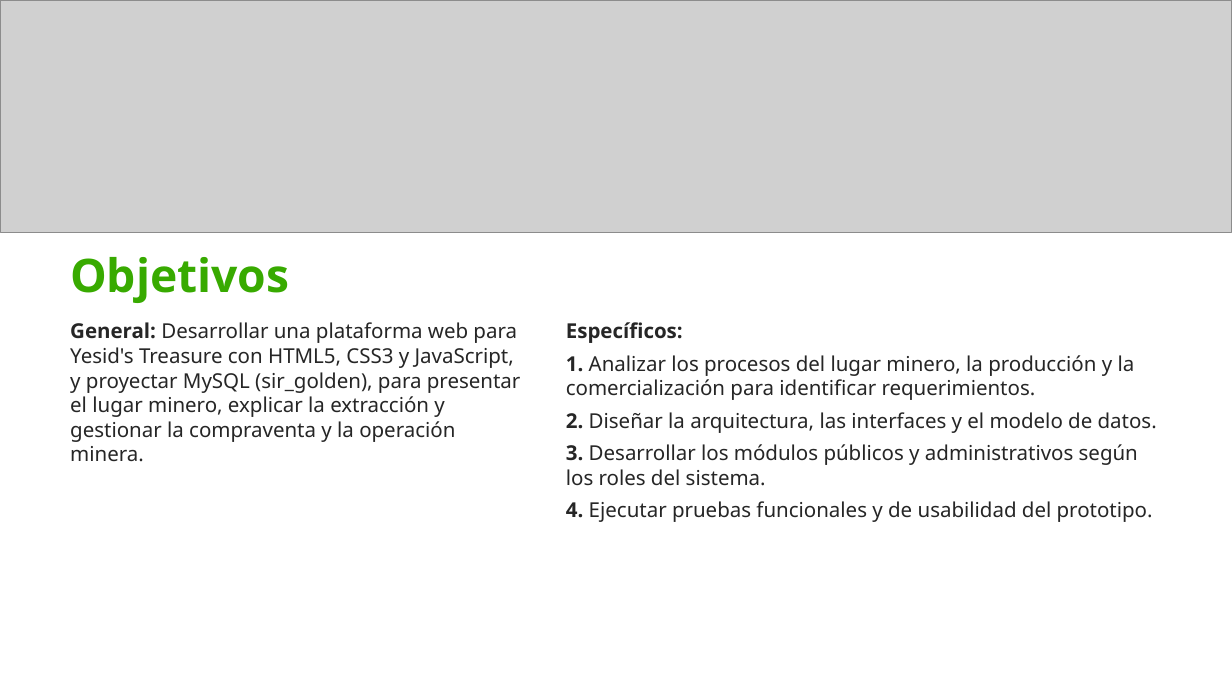
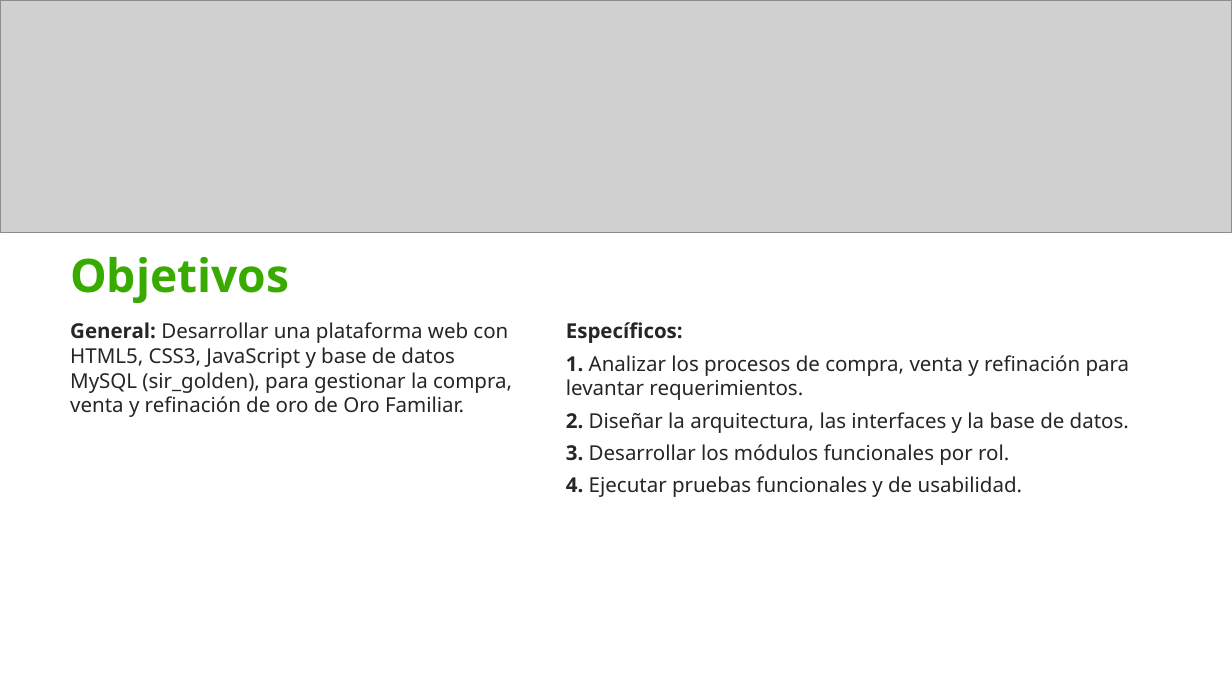
Before and after one commit to JesusArturoRincon21/Proyecto-Sena, a slide deck: slide 4 of docs/presentacion/Yesids_Treasure_Pitch.pptx. Drawn at 1232x693 pixels with LibreOffice and Linux fonts; fonts in the diff are those of the drawing; grey boxes stand for pictures; background and template pictures are left out. Boxes give left, top, right and bottom in pixels: in the first picture for what was removed or moved away, otherwise in the second. Text is boxed around its words. In the diff, an @@ line names an element or a change of style, - is before the commit and + after.

```diff
--- a/docs/presentacion/Yesids_Treasure_Pitch.pptx
+++ b/docs/presentacion/Yesids_Treasure_Pitch.pptx
@@ text at [70,322,512,417]: text changed @@
-General: Desarrollar una plataforma web para Yesid's Treasure con HTML5, CSS3 y JavaScript, y proyectar MySQL (sir_golden), para presentar el lugar minero, explicar la extracción y gestionar la compraventa y la operación minera.
+General: Desarrollar una plataforma web con HTML5, CSS3, JavaScript y base de datos MySQL (sir_golden), para gestionar la compra, venta y refinación de oro de Oro Familiar.
@@ text at [566,355,1130,497]: text changed @@
-1. Analizar los procesos del lugar minero, la producción y la comercialización para identificar requerimientos.
-2. Diseñar la arquitectura, las interfaces y el modelo de datos.
-3. Desarrollar los módulos públicos y administrativos según los roles del sistema.
-4. Ejecutar pruebas funcionales y de usabilidad del prototipo.
+1. Analizar los procesos de compra, venta y refinación para levantar requerimientos.
+2. Diseñar la arquitectura, las interfaces y la base de datos.
+3. Desarrollar los módulos funcionales por rol.
+4. Ejecutar pruebas funcionales y de usabilidad.
```
Also in this commit, not shown: 10 other slides changed, 1 slide added, 1 slide removed, 9 other files.
